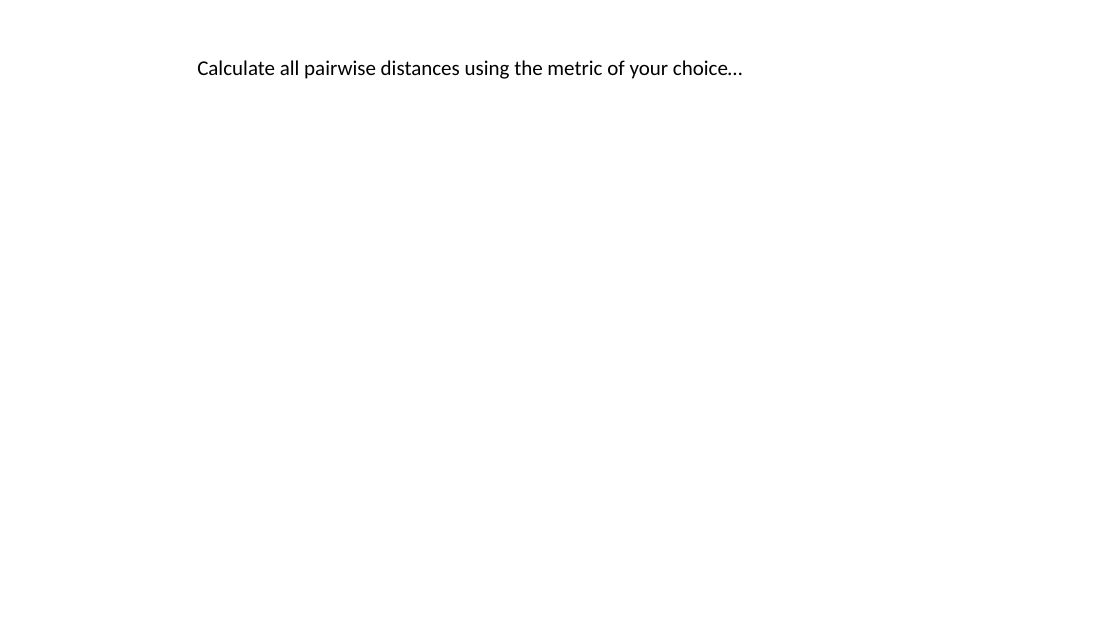
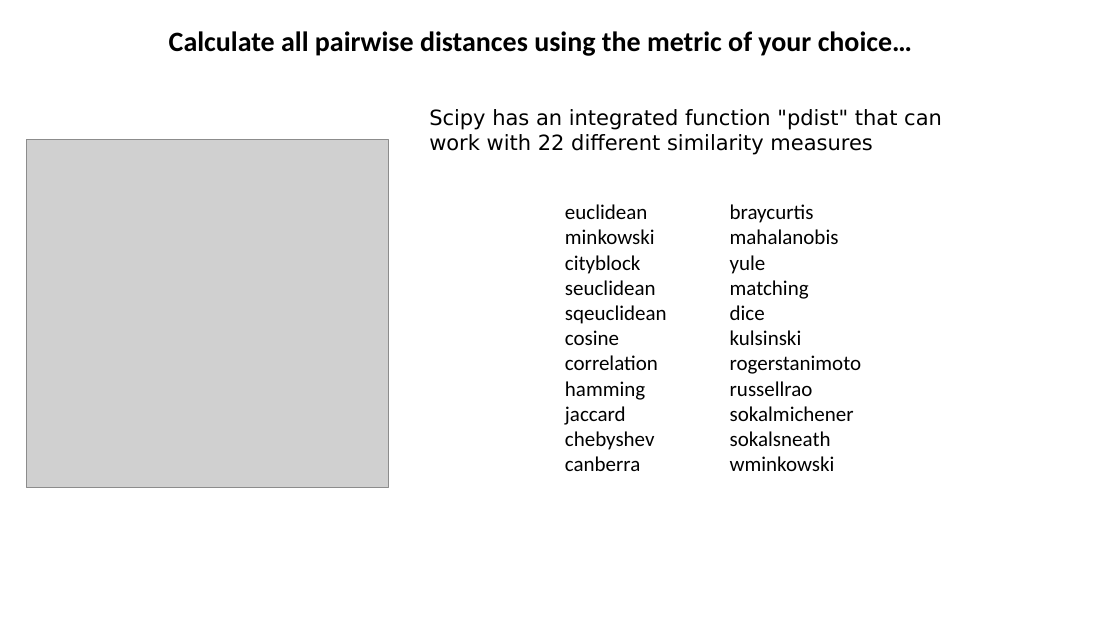
Before and after one commit to nicksavill/DEB_development, a slide deck: slide 4 of Week_7/Clustering.pptx. Drawn at 1120x630 pixels with LibreOffice and Linux fonts; fonts in the diff are those of the drawing; grey boxes stand for pictures. Boxes give left, top, right and bottom in pixels: in the first picture for what was removed or moved away, otherwise in the second. Text is boxed around its words. In the diff, an @@ line names an element or a change of style, - is before the commit and + after.

```diff
--- a/Week_7/Clustering.pptx
+++ b/Week_7/Clustering.pptx
@@ text "Calculate all pairwise distances using ..." moved from (x1=197, y1=60, x2=743, y2=79) to (x1=169, y1=31, x2=912, y2=56) @@
@@ text "Calculate all pairwise distances using ..." at (x1=169, y1=31, x2=912, y2=56): size 18 to 24 pt, bold on @@
@@ text added at (x1=429, y1=109, x2=942, y2=155), 18 pt, text #000000 @@
+Scipy has an integrated function "pdist" that can work with 22 different similarity measures
@@ picture added at (x1=26, y1=139, x2=388, y2=488) @@
@@ text added at (x1=565, y1=204, x2=862, y2=471), 18 pt, text #000000 @@
+euclidean
+minkowski
+cityblock
+seuclidean
+sqeuclidean
+cosine
+correlation
+hamming
+jaccard
+chebyshev
+canberra
+braycurtis
+mahalanobis
+yule
+matching
+dice
+kulsinski
+rogerstanimoto
+russellrao
+sokalmichener
+sokalsneath
+wminkowski
```
Also in this commit, not shown: 4 other slides changed, 1 slide added, 14 other files.
